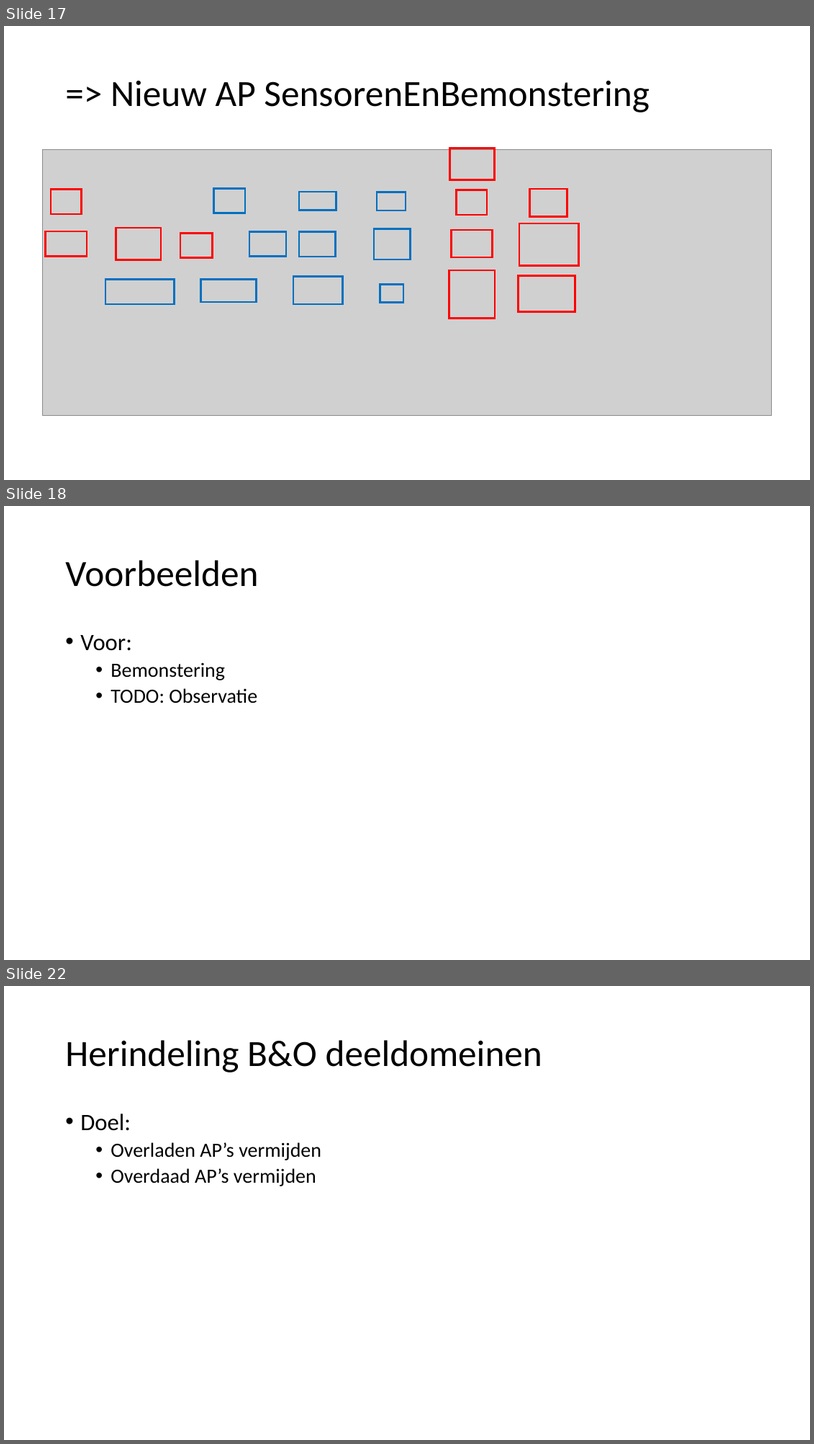
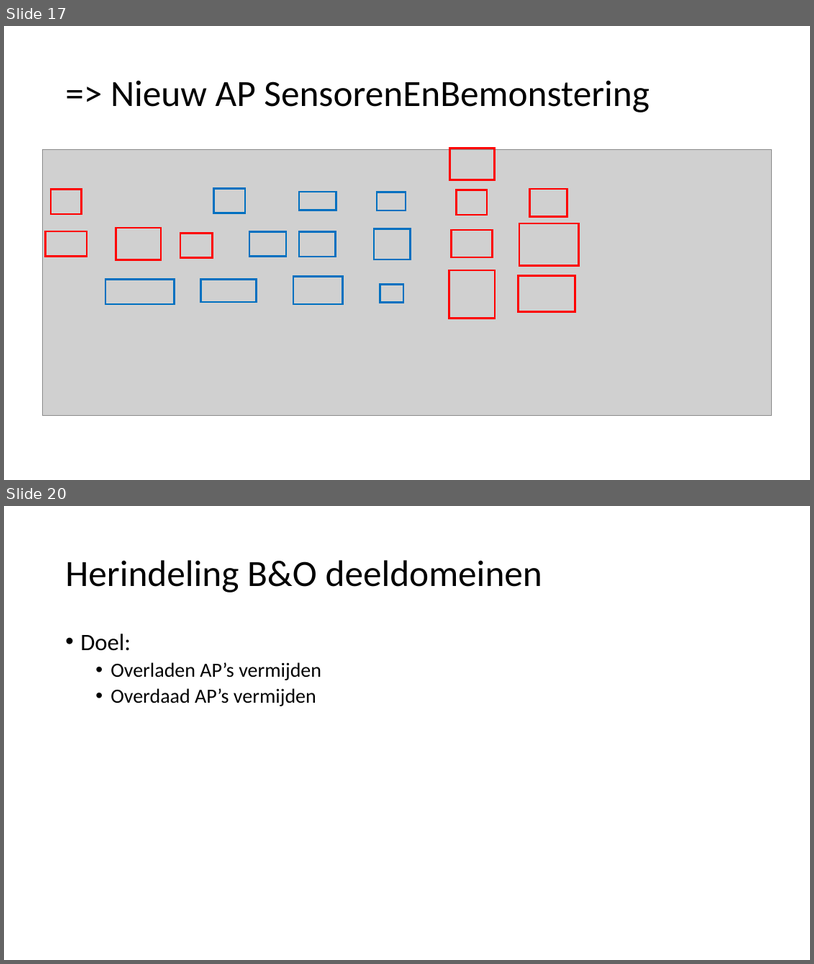
Before and after one commit to Informatievlaanderen/OSLOthema-bodemEnOndergrond, a slide deck: resources/consolidatie/WerkgroepConsolidatie20210531.pptx. Shown one above the other, each under a label of ours: slides 17, 18 and 22 before the commit, slides 17 and 20 after it; the slides between them are not shown. The pictures are 814x1444 and 814x964 pixels, drawn with LibreOffice and Linux fonts; fonts in the diff are those of the drawing; grey boxes stand for pictures. Boxes give left, top, right and bottom in pixels: in the first picture for what was removed or moved away, otherwise in the second. Text is boxed around its words. In the diff, an @@ line names an element or a change of style, - is before the commit and + after.

```diff
--- a/resources/consolidatie/WerkgroepConsolidatie20210531.pptx
+++ b/resources/consolidatie/WerkgroepConsolidatie20210531.pptx
@@ slide 18 removed at (4, 506, 810, 960), background #FFFFFF @@
@@ title removed at (65, 560, 258, 587) @@
-Voorbeelden
@@ text removed at (80, 635, 257, 703) @@
-• Voor:
-  • Bemonstering
-  • TODO: Observatie
@@ what was slide 22 is now slide 20 @@
```
Also in this commit, not shown: 1 slide changed, 1 slide added, 2 other slides removed.
